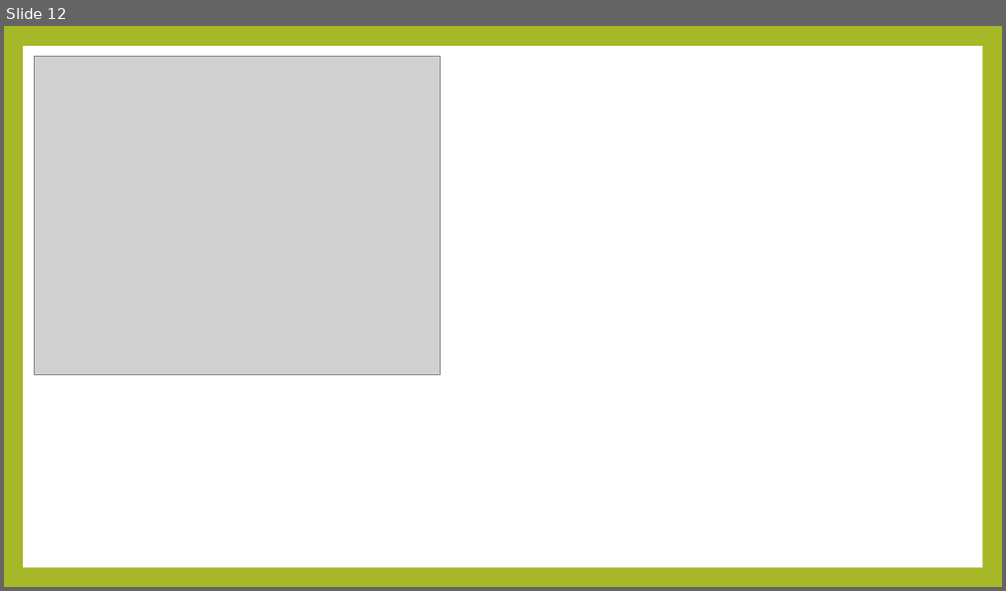
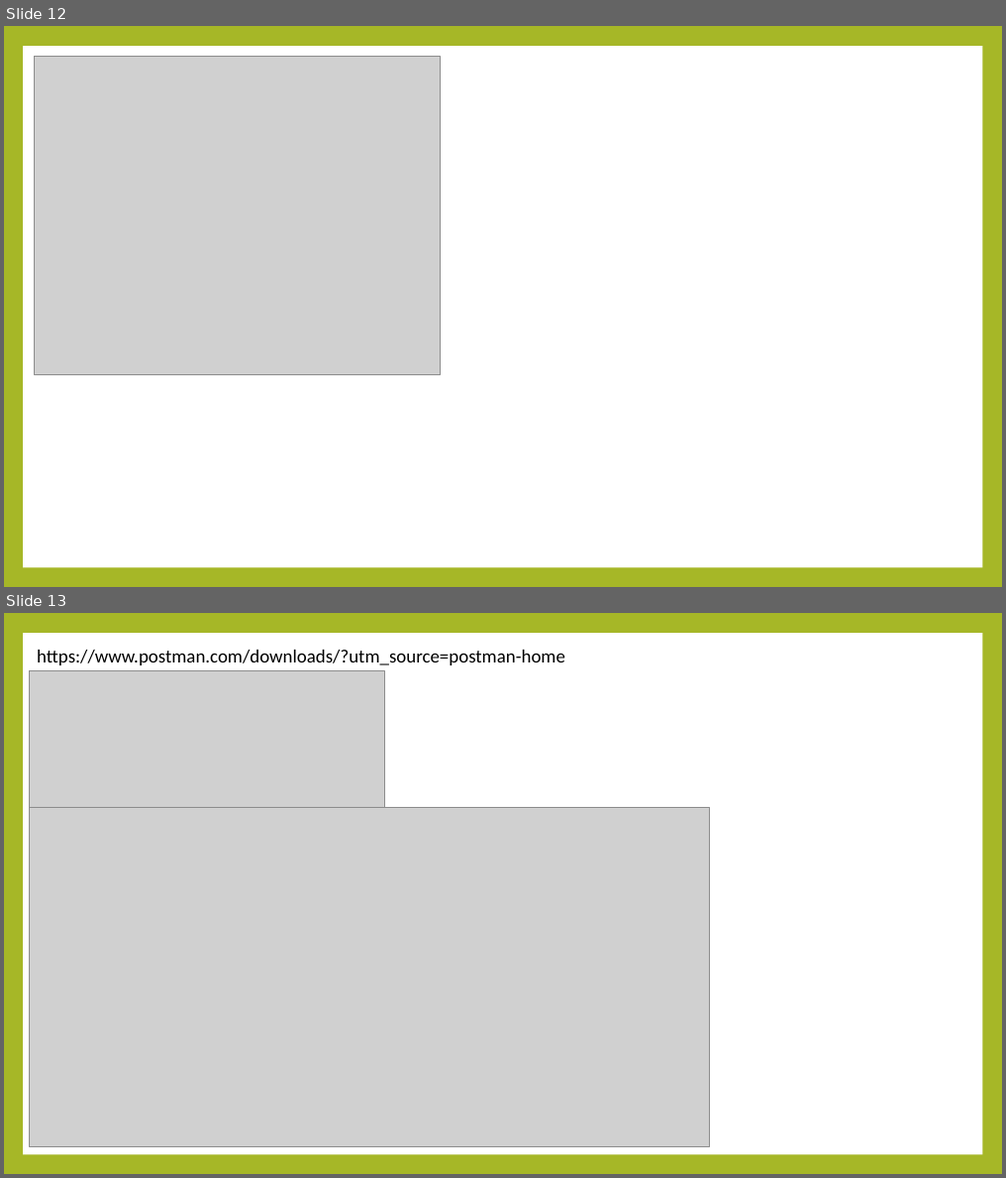
Before and after one commit to noheul1030/KOPO-Spring, a slide deck: KOPO-Spring(윤교수님)/Spring과제/Spring9강PPT_미완료.pptx. Shown one above the other, each under a label of ours: slide 12 before the commit, slides 12 and 13 after it. The pictures are 1006x591 and 1006x1178 pixels, drawn with LibreOffice and Linux fonts; fonts in the diff are those of the drawing; grey boxes stand for pictures. Boxes give left, top, right and bottom in pixels: in the first picture for what was removed or moved away, otherwise in the second. Text is boxed around its words. In the diff, an @@ line names an element or a change of style, - is before the commit and + after.

```diff
--- a/KOPO-Spring(윤교수님)/Spring과제/Spring9강PPT_미완료.pptx
+++ b/KOPO-Spring(윤교수님)/Spring과제/Spring9강PPT_미완료.pptx
@@ slide 13 added at [4, 613, 1002, 1174], background #A6B727; not listed: 1 template element that a slide beside it also shows @@
@@ picture added at [30, 670, 384, 807] @@
@@ text added at [37, 650, 565, 665], 18 pt, text #000000 @@
+https://www.postman.com/downloads/?utm_source=postman-home
@@ picture added at [30, 808, 709, 1148] @@
```
